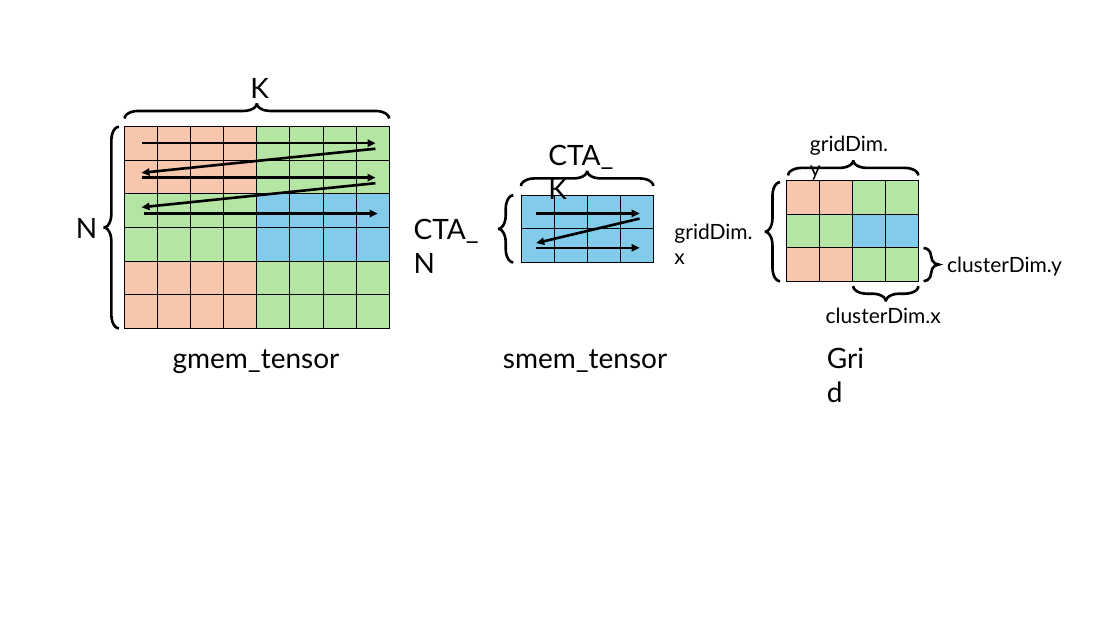
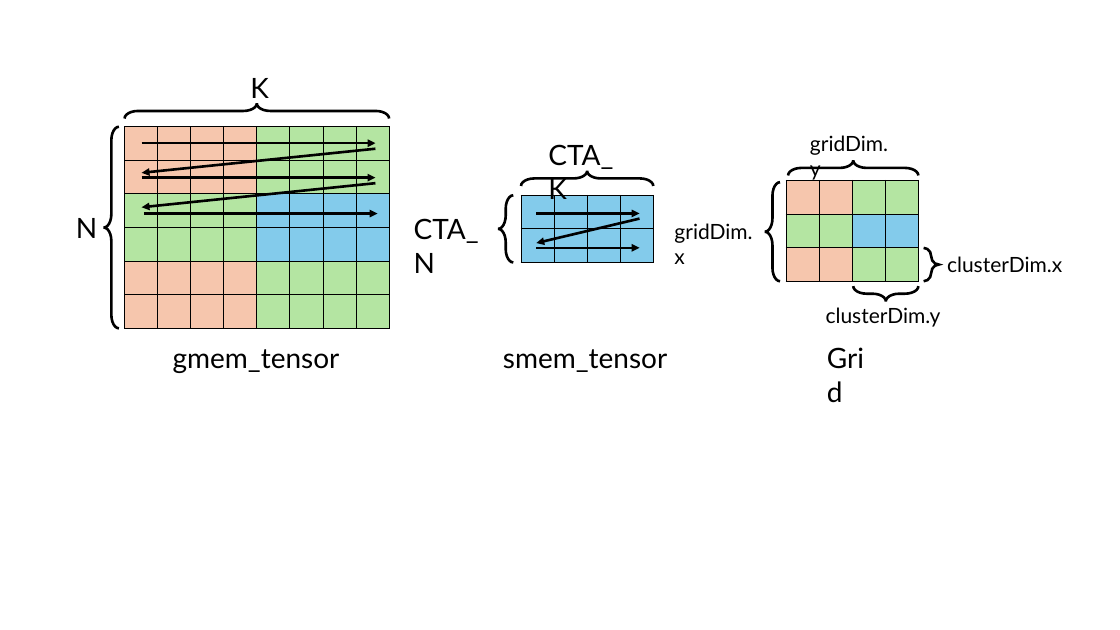
Before and after one commit to Yang-YiFan/Yang-YiFan.github.io, a slide deck: slide 4 of blogs/cute_tma/figures.pptx. Drawn at 1120x630 pixels with LibreOffice and Linux fonts; fonts in the diff are those of the drawing. Boxes give left, top, right and bottom in pixels: in the first picture for what was removed or moved away, otherwise in the second. Text is boxed around its words. In the diff, an @@ line names an element or a change of style, - is before the commit and + after.

```diff
--- a/blogs/cute_tma/figures.pptx
+++ b/blogs/cute_tma/figures.pptx
@@ text at [947,256,1062,272]: text changed @@
-clusterDim.y
+clusterDim.x
@@ text at [826,307,941,327]: text changed @@
-clusterDim.x
+clusterDim.y
```
Also in this commit, not shown: 2 other files.
